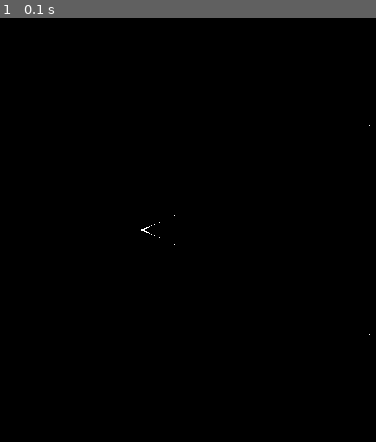
Above: before the commit, frame 1.
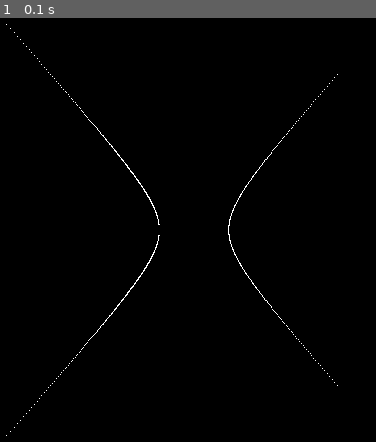
Above: after the commit, the same moment.

Repository: jpgtordilla/TransferOrbit
Game: pygame game, started from main.py
Two runs of this game, one before a commit and one after it. Both use one fixed random seed, a clock stepped at 60 frames per second and the inputs below.
Inputs:
- Up to frame 1 (0.1 s): no input

The runs differ from the first frame. In frame 1, 0.4% of the frame differs, in the area x 1-99%, y 1-99%.

Commit message:
working grapher, but missing points near 0

Diff:
--- a/graph_orbits.py
+++ b/graph_orbits.py
@@ -42,7 +42,7 @@
 
 """CONSTANTS that should be CHANGED for experimentation"""
 L = 10**24 # angular momentum
-EPSILON = 1.1 # hyperbola
+EPSILON = 1.5 # hyperbola
 C = L**2 / (GAMMA * MU)
 
 """INITIATE PYGAME
@@ -63,7 +63,7 @@
 def energy():
     return GAMMA ** 2 * MU * (EPSILON ** 2 - 1) / 2 * L ** 2
 
-def graph_orbits(num_points=3000, percent=10):
+def graph_orbits(num_points=2000, percent=0.1):
     # energy and orbit information
     print(f"Energy: {energy()}")
     print(f"Orbit for 0 phi: {r_orbit(0)}")
@@ -86,11 +86,15 @@
         r_list.append([current_r, current_phi])
 
     # if hyperbola or parabola (EPSILON = 1 or "..." > 1), shave off (default 10%) the longer r values
-    if EPSILON == 1 or EPSILON > 1:
-        percent_index = int(len(r_list) - len(r_list) / percent)
-        """NEED TO: sort by absolute value, but don't actually change signs"""
+    start_percent_index = int(len(r_list) * percent)
+    end_percent_index = int(len(r_list) - len(r_list) * percent)
+
+    if EPSILON == 1:
         r_list.sort(key=lambda l:l[0]) # sort by the first value (r)
-        r_list = r_list[:percent_index]
+        r_list = r_list[:end_percent_index]
+    elif EPSILON > 1:
+        r_list.sort(key=lambda l:abs(l[0])) # sort by the abs. value of first value (r)
+        r_list = r_list[start_percent_index:end_percent_index]
 
     for i in range(len(r_list)):
         current_r = r_list[i][0]
